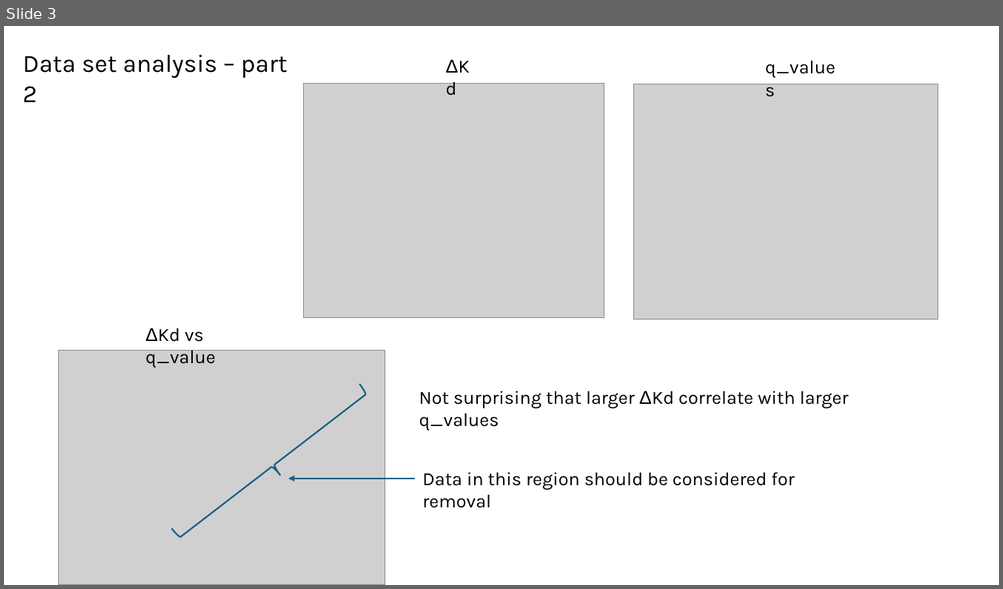
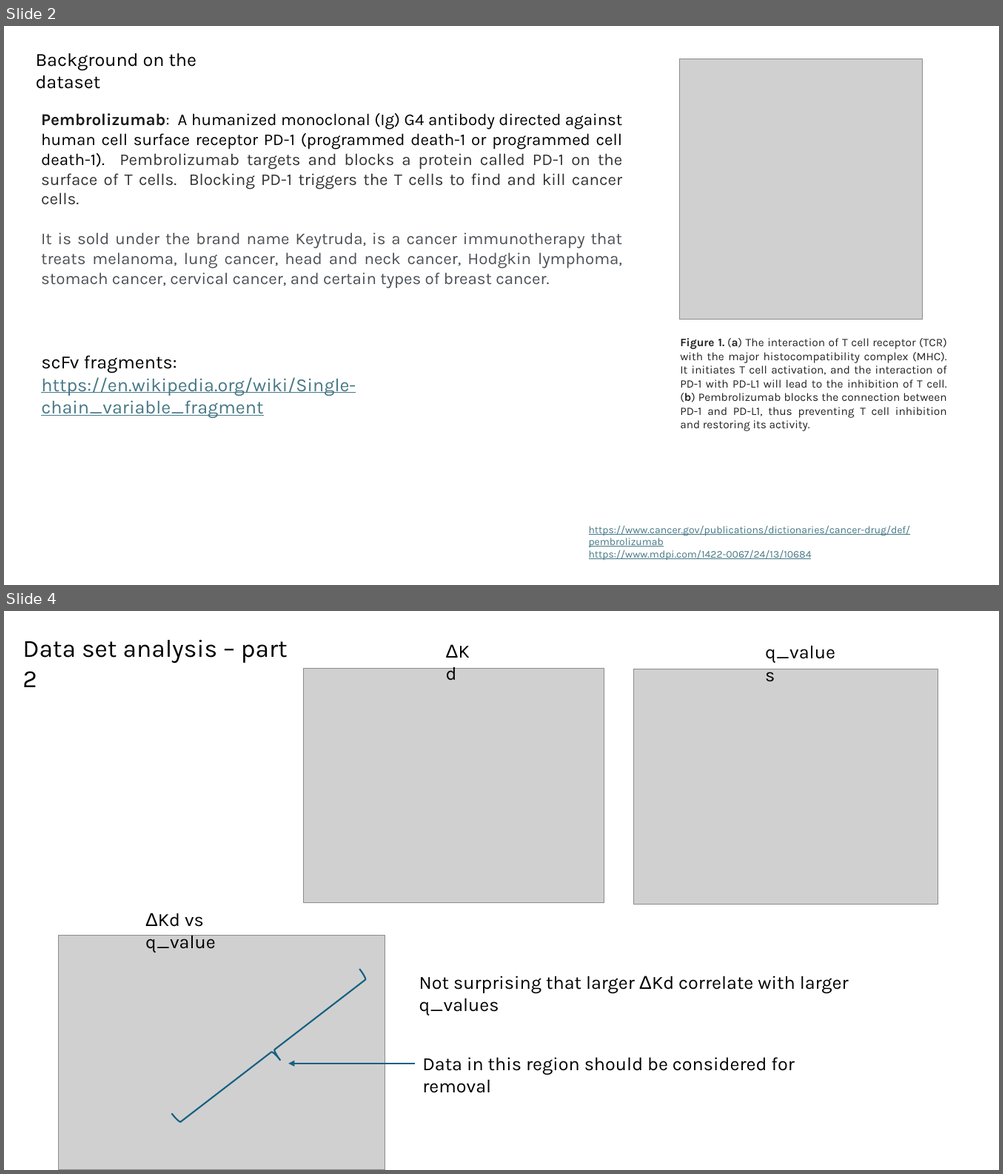
Before and after one commit to planaria158/BERT-antibody-antigen-binding-energy, a slide deck: Homework-aAlphaBio.pptx. Shown one above the other, each under a label of ours: slide 3 before the commit, slides 2 and 4 after it; the slides between them are not shown. The pictures are 1003x589 and 1003x1174 pixels, drawn with LibreOffice and Linux fonts; fonts in the diff are those of the drawing; grey boxes stand for pictures. Boxes give left, top, right and bottom in pixels: in the first picture for what was removed or moved away, otherwise in the second. Text is boxed around its words. In the diff, an @@ line names an element or a change of style, - is before the commit and + after.

```diff
--- a/Homework-aAlphaBio.pptx
+++ b/Homework-aAlphaBio.pptx
@@ slide 2 added at bbox=[4, 26, 999, 585], background #FFFFFF @@
@@ text added at bbox=[36, 53, 197, 89], 18 pt, text #000000 @@
+Background on the dataset
@@ picture added at bbox=[679, 59, 922, 319] @@
@@ text added at bbox=[41, 113, 623, 284], 16 pt, text #4D5156 @@
+Pembrolizumab: A humanized monoclonal (Ig) G4 antibody directed against human cell surface receptor PD-1 (programmed death-1 or programmed cell death-1). Pembrolizumab targets and blocks a protein called PD-1 on the surface of T cells. Blocking PD-1 triggers the T cells to find and kill cancer cells.
+It is sold under the brand name Keytruda, is a cancer immunotherapy that treats melanoma, lung cancer, head and neck cancer, Hodgkin lymphoma, stomach cancer, cervical cancer, and certain types of breast cancer.
@@ text added at bbox=[41, 355, 356, 418], 18 pt, text #467886, underline @@
+scFv fragments:
+https://en.wikipedia.org/wiki/Single-chain_variable_fragment
@@ text added at bbox=[680, 338, 947, 432], 11 pt, text #222222 @@
+Figure 1. (a) The interaction of T cell receptor (TCR) with the major histocompatibility complex (MHC). It initiates T cell activation, and the interaction of PD-1 with PD-L1 will lead to the inhibition of T cell. (b) Pembrolizumab blocks the connection between PD-1 and PD-L1, thus preventing T cell inhibition and restoring its activity.
@@ text added at bbox=[589, 526, 910, 561], 10 pt, text #467886, underline @@
+https://www.cancer.gov/publications/dictionaries/cancer-drug/def/pembrolizumab
+https://www.mdpi.com/1422-0067/24/13/10684
@@ what was slide 3 is now slide 4 @@
```
Also in this commit, not shown: 11 slides changed, 5 other slides added.
